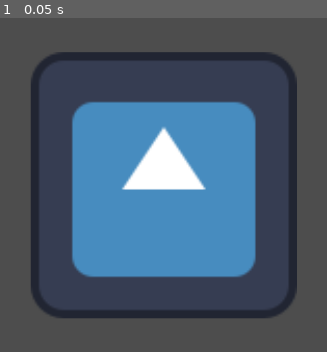
Above: before the commit, frame 1.
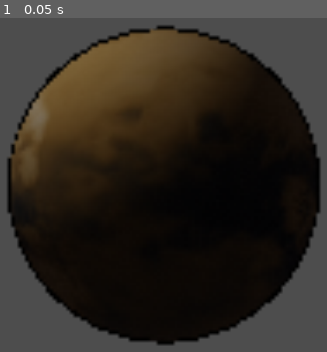
Above: after the commit, the same moment.

Repository: Ironowl1907/Esquizofrenia
Game: Godot game, scene res://Planests/BasicPlanet.tscn
Same seed, same stepped clock (60 frames per second), same inputs: the game is played once before the commit and once after it. The engine's default icon, where the game draws it, is replaced by a stand-in: a white triangle on a blue panel in a dark square.
Inputs:
- Up to frame 1 (0.05 s): no input

The runs differ from the first frame. In frame 1, 74% of the frame differs, in the area x 2-99%, y 2-98%.

Commit message:
Animacion Titan

Diff:
--- a/Planests/BasicPlanet.tscn
+++ b/Planests/BasicPlanet.tscn
@@ -1,16 +1,424 @@
-[gd_scene load_steps=3 format=3 uid="uid://55q8cncovhlo"]
-
-[ext_resource type="Texture2D" uid="uid://ckuq4hr6y0w36" path="res://icon.svg" id="1_6a5pg"]
+[gd_scene load_steps=103 format=3 uid="uid://55q8cncovhlo"]
+
+[ext_resource type="Texture2D" uid="uid://cb47exahvqh11" path="res://design/animation/0001.png" id="1_88hi3"]
+[ext_resource type="Texture2D" uid="uid://ste4pkcq4u5w" path="res://design/animation/0002.png" id="2_syhov"]
+[ext_resource type="Texture2D" uid="uid://bvyuir60ums00" path="res://design/animation/0003.png" id="3_stdl6"]
+[ext_resource type="Texture2D" uid="uid://b1i3du15sqvs6" path="res://design/animation/0004.png" id="4_1r4gr"]
+[ext_resource type="Texture2D" uid="uid://eubrn3g2uyqf" path="res://design/animation/0005.png" id="5_0m0l6"]
+[ext_resource type="Texture2D" uid="uid://dtec8ra1xfpfw" path="res://design/animation/0006.png" id="6_j324i"]
+[ext_resource type="Texture2D" uid="uid://bcj58sytueqyf" path="res://design/animation/0007.png" id="7_2ckgx"]
+[ext_resource type="Texture2D" uid="uid://m8jpwmqaee0" path="res://design/animation/0008.png" id="8_tpyr4"]
+[ext_resource type="Texture2D" uid="uid://b7pa1675kgglb" path="res://design/animation/0009.png" id="9_lhch4"]
+[ext_resource type="Texture2D" uid="uid://bwi273caiqvl0" path="res://design/animation/0010.png" id="10_3uik1"]
+[ext_resource type="Texture2D" uid="uid://d4i16ev7k2nsd" path="res://design/animation/0011.png" id="11_h71sq"]
+[ext_resource type="Texture2D" uid="uid://dpgylerloyskd" path="res://design/animation/0012.png" id="12_m0ycd"]
+[ext_resource type="Texture2D" uid="uid://dlnkk5pvml5mu" path="res://design/animation/0013.png" id="13_tlv2x"]
+[ext_resource type="Texture2D" uid="uid://cl24t73hfwqiq" path="res://design/animation/0014.png" id="14_mdf8k"]
+[ext_resource type="Texture2D" uid="uid://bivaovml52v3b" path="res://design/animation/0015.png" id="15_p4u57"]
+[ext_resource type="Texture2D" uid="uid://hvjbjr4sbw3b" path="res://design/animation/0016.png" id="16_ccg8x"]
+[ext_resource type="Texture2D" uid="uid://clo3ixl3753xf" path="res://design/animation/0017.png" id="17_yk2yg"]
+[ext_resource type="Texture2D" uid="uid://dnq4usscqys4p" path="res://design/animation/0018.png" id="18_8ofrg"]
+[ext_resource type="Texture2D" uid="uid://cynl5pnan14a8" path="res://design/animation/0019.png" id="19_rih1u"]
+[ext_resource type="Texture2D" uid="uid://cnri28d867hld" path="res://design/animation/0020.png" id="20_bt4gr"]
+[ext_resource type="Texture2D" uid="uid://3dh3kiimgflt" path="res://design/animation/0021.png" id="21_bg0ex"]
+[ext_resource type="Texture2D" uid="uid://b8tudg0v3huq3" path="res://design/animation/0022.png" id="22_x0oxf"]
+[ext_resource type="Texture2D" uid="uid://6lomryh212f1" path="res://design/animation/0023.png" id="23_713nx"]
+[ext_resource type="Texture2D" uid="uid://dhwydcv5u4ns0" path="res://design/animation/0024.png" id="24_v7s8t"]
+[ext_resource type="Texture2D" uid="uid://cb77ejw8lg6ne" path="res://design/animation/0025.png" id="25_8vouj"]
+[ext_resource type="Texture2D" uid="uid://r3hd4hh45j87" path="res://design/animation/0026.png" id="26_hglf3"]
+[ext_resource type="Texture2D" uid="uid://cica7d7s0pgcj" path="res://design/animation/0027.png" id="27_ao685"]
+[ext_resource type="Texture2D" uid="uid://dpf5ptsdwto03" path="res://design/animation/0028.png" id="28_es3e4"]
+[ext_resource type="Texture2D" uid="uid://b06selpm1532a" path="res://design/animation/0029.png" id="29_wr5ee"]
+[ext_resource type="Texture2D" uid="uid://bsuxt8022ffce" path="res://design/animation/0030.png" id="30_pgbj8"]
+[ext_resource type="Texture2D" uid="uid://dvrbv5n84v10h" path="res://design/animation/0031.png" id="31_vnh8j"]
+[ext_resource type="Texture2D" uid="uid://c1adhcekp1xu0" path="res://design/animation/0032.png" id="32_6cijg"]
+[ext_resource type="Texture2D" uid="uid://d4h1tq3duvr6c" path="res://design/animation/0033.png" id="33_74uda"]
+[ext_resource type="Texture2D" uid="uid://by0a2mu85ty8u" path="res://design/animation/0034.png" id="34_dqdqb"]
+[ext_resource type="Texture2D" uid="uid://bmfbbfebh6ibx" path="res://design/animation/0035.png" id="35_t7ep5"]
+[ext_resource type="Texture2D" uid="uid://lwi65ninhe5l" path="res://design/animation/0036.png" id="36_5ss7y"]
+[ext_resource type="Texture2D" uid="uid://bt538qih4e226" path="res://design/animation/0037.png" id="37_jcx0k"]
+[ext_resource type="Texture2D" uid="uid://ci7g2qqwxxvcp" path="res://design/animation/0038.png" id="38_p6lco"]
+[ext_resource type="Texture2D" uid="uid://dll7lvb7qutgt" path="res://design/animation/0039.png" id="39_oycn7"]
+[ext_resource type="Texture2D" uid="uid://bumsx5xq0p7du" path="res://design/animation/0040.png" id="40_webkv"]
+[ext_resource type="Texture2D" uid="uid://brjtpjmkul0ha" path="res://design/animation/0041.png" id="41_pic1b"]
+[ext_resource type="Texture2D" uid="uid://tl4kk0h5t6jl" path="res://design/animation/0042.png" id="42_b0rfk"]
+[ext_resource type="Texture2D" uid="uid://dhow11xbl2cj6" path="res://design/animation/0043.png" id="43_58mpd"]
+[ext_resource type="Texture2D" uid="uid://8tgtvhdnu10g" path="res://design/animation/0044.png" id="44_721b7"]
+[ext_resource type="Texture2D" uid="uid://6ivw4hagf607" path="res://design/animation/0045.png" id="45_ejaf4"]
+[ext_resource type="Texture2D" uid="uid://b1c4wfqsff70" path="res://design/animation/0046.png" id="46_vgu5b"]
+[ext_resource type="Texture2D" uid="uid://bvcqnjk0muwrh" path="res://design/animation/0047.png" id="47_1mqux"]
+[ext_resource type="Texture2D" uid="uid://dknxxlbcndhmh" path="res://design/animation/0048.png" id="48_uht0n"]
+[ext_resource type="Texture2D" uid="uid://bw1j5sgkct6a5" path="res://design/animation/0049.png" id="49_lshn5"]
+[ext_resource type="Texture2D" uid="uid://clv316rkkcnsd" path="res://design/animation/0050.png" id="50_wcy78"]
+[ext_resource type="Texture2D" uid="uid://cmsxbnca6uguu" path="res://design/animation/0051.png" id="51_hpdrb"]
+[ext_resource type="Texture2D" uid="uid://cp6sglbett5q5" path="res://design/animation/0052.png" id="52_gdwbp"]
+[ext_resource type="Texture2D" uid="uid://b8tyb10bqgi1n" path="res://design/animation/0053.png" id="53_gs3b2"]
+[ext_resource type="Texture2D" uid="uid://cclvu2758lmur" path="res://design/animation/0054.png" id="54_nnjew"]
+[ext_resource type="Texture2D" uid="uid://bmic48j3k1u61" path="res://design/animation/0055.png" id="55_feru5"]
+[ext_resource type="Texture2D" uid="uid://caf2ntuvsy1rn" path="res://design/animation/0056.png" id="56_fr1ng"]
+[ext_resource type="Texture2D" uid="uid://dnl3wmdr1dd3n" path="res://design/animation/0057.png" id="57_nadqv"]
+[ext_resource type="Texture2D" uid="uid://c1skn8mhwxhm" path="res://design/animation/0058.png" id="58_ekmtr"]
+[ext_resource type="Texture2D" uid="uid://b064in7r4rfgm" path="res://design/animation/0059.png" id="59_y1pe0"]
+[ext_resource type="Texture2D" uid="uid://sff7841kcegd" path="res://design/animation/0060.png" id="60_3ygno"]
+[ext_resource type="Texture2D" uid="uid://xcqkr0fdgqvv" path="res://design/animation/0061.png" id="61_8t5lh"]
+[ext_resource type="Texture2D" uid="uid://duyvxnix8k0ud" path="res://design/animation/0062.png" id="62_kelq8"]
+[ext_resource type="Texture2D" uid="uid://cn2w2fouopag4" path="res://design/animation/0063.png" id="63_u3ptu"]
+[ext_resource type="Texture2D" uid="uid://dgf0780mrhgj6" path="res://design/animation/0064.png" id="64_baj7c"]
+[ext_resource type="Texture2D" uid="uid://em2g4n0pbm4g" path="res://design/animation/0065.png" id="65_6cxlf"]
+[ext_resource type="Texture2D" uid="uid://dl8wbpruduklu" path="res://design/animation/0066.png" id="66_1gwx1"]
+[ext_resource type="Texture2D" uid="uid://dgf20q3kx1g5w" path="res://design/animation/0067.png" id="67_hcicp"]
+[ext_resource type="Texture2D" uid="uid://cgswqw3k1mbti" path="res://design/animation/0068.png" id="68_0bc5n"]
+[ext_resource type="Texture2D" uid="uid://d0qa0l7ode02w" path="res://design/animation/0069.png" id="69_rgflp"]
+[ext_resource type="Texture2D" uid="uid://dkb1ilttp6pfc" path="res://design/animation/0070.png" id="70_3j3or"]
+[ext_resource type="Texture2D" uid="uid://3xsuwy8xetkd" path="res://design/animation/0071.png" id="71_kkdqa"]
+[ext_resource type="Texture2D" uid="uid://budbtifsisqnv" path="res://design/animation/0072.png" id="72_l8jve"]
+[ext_resource type="Texture2D" uid="uid://r5gk7axpexg6" path="res://design/animation/0073.png" id="73_lrsvr"]
+[ext_resource type="Texture2D" uid="uid://bsy4t8asifk05" path="res://design/animation/0074.png" id="74_1v2in"]
+[ext_resource type="Texture2D" uid="uid://c7imeqxvbj2ll" path="res://design/animation/0075.png" id="75_rc62b"]
+[ext_resource type="Texture2D" uid="uid://udloup63xvqd" path="res://design/animation/0076.png" id="76_sn8lf"]
+[ext_resource type="Texture2D" uid="uid://2rerygu105w1" path="res://design/animation/0077.png" id="77_fcffi"]
+[ext_resource type="Texture2D" uid="uid://cmxwa3u3k20ap" path="res://design/animation/0078.png" id="78_cv7wc"]
+[ext_resource type="Texture2D" uid="uid://c2m4ewjk0niio" path="res://design/animation/0079.png" id="79_n5vdq"]
+[ext_resource type="Texture2D" uid="uid://dpfo6obg5thn7" path="res://design/animation/0080.png" id="80_sf21w"]
+[ext_resource type="Texture2D" uid="uid://b24f7cm3wcvnx" path="res://design/animation/0081.png" id="81_q8h7q"]
+[ext_resource type="Texture2D" uid="uid://df55it1238k8k" path="res://design/animation/0082.png" id="82_c2ud6"]
+[ext_resource type="Texture2D" uid="uid://by8w86h02jomd" path="res://design/animation/0083.png" id="83_c5344"]
+[ext_resource type="Texture2D" uid="uid://ck3ajaf1eeoi5" path="res://design/animation/0084.png" id="84_q4px3"]
+[ext_resource type="Texture2D" uid="uid://btbihl0d34bts" path="res://design/animation/0085.png" id="85_76kic"]
+[ext_resource type="Texture2D" uid="uid://c10rppay1d3h5" path="res://design/animation/0086.png" id="86_6kalq"]
+[ext_resource type="Texture2D" uid="uid://bfefoxcfxtuyj" path="res://design/animation/0087.png" id="87_dj8m8"]
+[ext_resource type="Texture2D" uid="uid://d2lwbsnpbeuwx" path="res://design/animation/0088.png" id="88_m1ymg"]
+[ext_resource type="Texture2D" uid="uid://dsed3h3slqa28" path="res://design/animation/0089.png" id="89_a36c7"]
+[ext_resource type="Texture2D" uid="uid://1h67iswwvxos" path="res://design/animation/0090.png" id="90_753hi"]
+[ext_resource type="Texture2D" uid="uid://bndydce5ccnsw" path="res://design/animation/0091.png" id="91_ssobq"]
+[ext_resource type="Texture2D" uid="uid://bsyqoep34ksr6" path="res://design/animation/0092.png" id="92_86tv4"]
+[ext_resource type="Texture2D" uid="uid://c551o8ce3klvl" path="res://design/animation/0093.png" id="93_tue5s"]
+[ext_resource type="Texture2D" uid="uid://do1i3bcgnewgt" path="res://design/animation/0094.png" id="94_6upl0"]
+[ext_resource type="Texture2D" uid="uid://b2svebnwfno60" path="res://design/animation/0095.png" id="95_5xasv"]
+[ext_resource type="Texture2D" uid="uid://cxknj87ya0gk2" path="res://design/animation/0096.png" id="96_ylgnk"]
+[ext_resource type="Texture2D" uid="uid://csloh8nij0nse" path="res://design/animation/0097.png" id="97_w5gc1"]
+[ext_resource type="Texture2D" uid="uid://cl3rrq01qk2qm" path="res://design/animation/0098.png" id="98_fvtg7"]
+[ext_resource type="Texture2D" uid="uid://b6grk6b6ib07" path="res://design/animation/0099.png" id="99_77w6v"]
+[ext_resource type="Texture2D" uid="uid://bpwesn674b5tw" path="res://design/animation/0100.png" id="100_kobkr"]
 
 [sub_resource type="CircleShape2D" id="CircleShape2D_jgvr2"]
 radius = 253.097
 
+[sub_resource type="SpriteFrames" id="SpriteFrames_nlkpp"]
+animations = [{
+"frames": [{
+"duration": 1.0,
+"texture": ExtResource("1_88hi3")
+}, {
+"duration": 1.0,
+"texture": ExtResource("2_syhov")
+}, {
+"duration": 1.0,
+"texture": ExtResource("3_stdl6")
+}, {
+"duration": 1.0,
+"texture": ExtResource("4_1r4gr")
+}, {
+"duration": 1.0,
+"texture": ExtResource("5_0m0l6")
+}, {
+"duration": 1.0,
+"texture": ExtResource("6_j324i")
+}, {
+"duration": 1.0,
+"texture": ExtResource("7_2ckgx")
+}, {
+"duration": 1.0,
+"texture": ExtResource("8_tpyr4")
+}, {
+"duration": 1.0,
+"texture": ExtResource("9_lhch4")
+}, {
+"duration": 1.0,
+"texture": ExtResource("10_3uik1")
+}, {
+"duration": 1.0,
+"texture": ExtResource("11_h71sq")
+}, {
+"duration": 1.0,
+"texture": ExtResource("12_m0ycd")
+}, {
+"duration": 1.0,
+"texture": ExtResource("13_tlv2x")
+}, {
+"duration": 1.0,
+"texture": ExtResource("14_mdf8k")
+}, {
+"duration": 1.0,
+"texture": ExtResource("15_p4u57")
+}, {
+"duration": 1.0,
+"texture": ExtResource("16_ccg8x")
+}, {
+"duration": 1.0,
+"texture": ExtResource("17_yk2yg")
+}, {
+"duration": 1.0,
+"texture": ExtResource("18_8ofrg")
+}, {
+"duration": 1.0,
+"texture": ExtResource("19_rih1u")
+}, {
+"duration": 1.0,
+"texture": ExtResource("20_bt4gr")
+}, {
+"duration": 1.0,
+"texture": ExtResource("21_bg0ex")
+}, {
+"duration": 1.0,
+"texture": ExtResource("22_x0oxf")
+}, {
+"duration": 1.0,
+"texture": ExtResource("23_713nx")
+}, {
+"duration": 1.0,
+"texture": ExtResource("24_v7s8t")
+}, {
+"duration": 1.0,
+"texture": ExtResource("25_8vouj")
+}, {
+"duration": 1.0,
+"texture": ExtResource("26_hglf3")
+}, {
+"duration": 1.0,
+"texture": ExtResource("27_ao685")
+}, {
+"duration": 1.0,
+"texture": ExtResource("28_es3e4")
+}, {
+"duration": 1.0,
+"texture": ExtResource("29_wr5ee")
+}, {
+"duration": 1.0,
+"texture": ExtResource("30_pgbj8")
+}, {
+"duration": 1.0,
+"texture": ExtResource("31_vnh8j")
+}, {
+"duration": 1.0,
+"texture": ExtResource("32_6cijg")
+}, {
+"duration": 1.0,
+"texture": ExtResource("33_74uda")
+}, {
+"duration": 1.0,
+"texture": ExtResource("34_dqdqb")
+}, {
+"duration": 1.0,
+"texture": ExtResource("35_t7ep5")
+}, {
+"duration": 1.0,
+"texture": ExtResource("36_5ss7y")
+}, {
+"duration": 1.0,
+"texture": ExtResource("37_jcx0k")
+}, {
+"duration": 1.0,
+"texture": ExtResource("38_p6lco")
+}, {
+"duration": 1.0,
+"texture": ExtResource("39_oycn7")
+}, {
+"duration": 1.0,
+"texture": ExtResource("40_webkv")
+}, {
+"duration": 1.0,
+"texture": ExtResource("41_pic1b")
+}, {
+"duration": 1.0,
+"texture": ExtResource("42_b0rfk")
+}, {
+"duration": 1.0,
+"texture": ExtResource("43_58mpd")
+}, {
+"duration": 1.0,
+"texture": ExtResource("44_721b7")
+}, {
+"duration": 1.0,
+"texture": ExtResource("45_ejaf4")
+}, {
+"duration": 1.0,
+"texture": ExtResource("46_vgu5b")
+}, {
+"duration": 1.0,
+"texture": ExtResource("47_1mqux")
+}, {
+"duration": 1.0,
+"texture": ExtResource("48_uht0n")
+}, {
+"duration": 1.0,
+"texture": ExtResource("49_lshn5")
+}, {
+"duration": 1.0,
+"texture": ExtResource("50_wcy78")
+}, {
+"duration": 1.0,
+"texture": ExtResource("51_hpdrb")
+}, {
+"duration": 1.0,
+"texture": ExtResource("52_gdwbp")
+}, {
+"duration": 1.0,
+"texture": ExtResource("53_gs3b2")
+}, {
+"duration": 1.0,
+"texture": ExtResource("54_nnjew")
+}, {
+"duration": 1.0,
+"texture": ExtResource("55_feru5")
+}, {
+"duration": 1.0,
+"texture": ExtResource("56_fr1ng")
+}, {
+"duration": 1.0,
+"texture": ExtResource("57_nadqv")
+}, {
+"duration": 1.0,
+"texture": ExtResource("58_ekmtr")
+}, {
+"duration": 1.0,
+"texture": ExtResource("59_y1pe0")
+}, {
+"duration": 1.0,
+"texture": ExtResource("60_3ygno")
+}, {
+"duration": 1.0,
+"texture": ExtResource("61_8t5lh")
+}, {
+"duration": 1.0,
+"texture": ExtResource("62_kelq8")
+}, {
+"duration": 1.0,
+"texture": ExtResource("63_u3ptu")
+}, {
+"duration": 1.0,
+"texture": ExtResource("64_baj7c")
+}, {
+"duration": 1.0,
+"texture": ExtResource("65_6cxlf")
+}, {
+"duration": 1.0,
+"texture": ExtResource("66_1gwx1")
+}, {
+"duration": 1.0,
+"texture": ExtResource("67_hcicp")
+}, {
+"duration": 1.0,
+"texture": ExtResource("68_0bc5n")
+}, {
+"duration": 1.0,
+"texture": ExtResource("69_rgflp")
+}, {
+"duration": 1.0,
+"texture": ExtResource("70_3j3or")
+}, {
+"duration": 1.0,
+"texture": ExtResource("71_kkdqa")
+}, {
+"duration": 1.0,
+"texture": ExtResource("72_l8jve")
+}, {
+"duration": 1.0,
+"texture": ExtResource("73_lrsvr")
+}, {
+"duration": 1.0,
+"texture": ExtResource("74_1v2in")
+}, {
+"duration": 1.0,
+"texture": ExtResource("75_rc62b")
+}, {
+"duration": 1.0,
+"texture": ExtResource("76_sn8lf")
+}, {
+"duration": 1.0,
+"texture": ExtResource("77_fcffi")
+}, {
+"duration": 1.0,
+"texture": ExtResource("78_cv7wc")
+}, {
+"duration": 1.0,
+"texture": ExtResource("79_n5vdq")
+}, {
+"duration": 1.0,
+"texture": ExtResource("80_sf21w")
+}, {
+"duration": 1.0,
+"texture": ExtResource("81_q8h7q")
+}, {
+"duration": 1.0,
+"texture": ExtResource("82_c2ud6")
+}, {
+"duration": 1.0,
+"texture": ExtResource("83_c5344")
+}, {
+"duration": 1.0,
+"texture": ExtResource("84_q4px3")
+}, {
+"duration": 1.0,
+"texture": ExtResource("85_76kic")
+}, {
+"duration": 1.0,
+"texture": ExtResource("86_6kalq")
+}, {
+"duration": 1.0,
+"texture": ExtResource("87_dj8m8")
+}, {
+"duration": 1.0,
+"texture": ExtResource("88_m1ymg")
+}, {
+"duration": 1.0,
+"texture": ExtResource("89_a36c7")
+}, {
+"duration": 1.0,
+"texture": ExtResource("90_753hi")
+}, {
+"duration": 1.0,
+"texture": ExtResource("91_ssobq")
+}, {
+"duration": 1.0,
+"texture": ExtResource("92_86tv4")
+}, {
+"duration": 1.0,
+"texture": ExtResource("93_tue5s")
+}, {
+"duration": 1.0,
+"texture": ExtResource("94_6upl0")
+}, {
+"duration": 1.0,
+"texture": ExtResource("95_5xasv")
+}, {
+"duration": 1.0,
+"texture": ExtResource("96_ylgnk")
+}, {
+"duration": 1.0,
+"texture": ExtResource("97_w5gc1")
+}, {
+"duration": 1.0,
+"texture": ExtResource("98_fvtg7")
+}, {
+"duration": 1.0,
+"texture": ExtResource("99_77w6v")
+}, {
+"duration": 1.0,
+"texture": ExtResource("100_kobkr")
+}],
+"loop": true,
+"name": &"default",
+"speed": 30.0
+}]
+
 [node name="StaticBody2D" type="StaticBody2D"]
 position = Vector2(304, 266)
 
-[node name="Sprite2D" type="Sprite2D" parent="."]
-scale = Vector2(3, 3)
-texture = ExtResource("1_6a5pg")
-
 [node name="CollisionShape2D" type="CollisionShape2D" parent="."]
 shape = SubResource("CircleShape2D_jgvr2")
+
+[node name="AnimatedSprite2D" type="AnimatedSprite2D" parent="."]
+scale = Vector2(5, 5)
+sprite_frames = SubResource("SpriteFrames_nlkpp")
+frame_progress = 0.495129
--- /dev/null
+++ b/Planests/Titan.tscn
@@ -0,0 +1,16 @@
+[gd_scene load_steps=3 format=3 uid="uid://wk18oakgtc1f"]
+
+[ext_resource type="Texture2D" uid="uid://ckuq4hr6y0w36" path="res://icon.svg" id="1_wxr0r"]
+
+[sub_resource type="CircleShape2D" id="CircleShape2D_jgvr2"]
+radius = 253.097
+
+[node name="StaticBody2D" type="StaticBody2D"]
+position = Vector2(304, 266)
+
+[node name="Sprite2D" type="Sprite2D" parent="."]
+scale = Vector2(3, 3)
+texture = ExtResource("1_wxr0r")
+
+[node name="CollisionShape2D" type="CollisionShape2D" parent="."]
+shape = SubResource("CircleShape2D_jgvr2")
Not shown: 1 places in node_2d.tscn that only renumber resources
